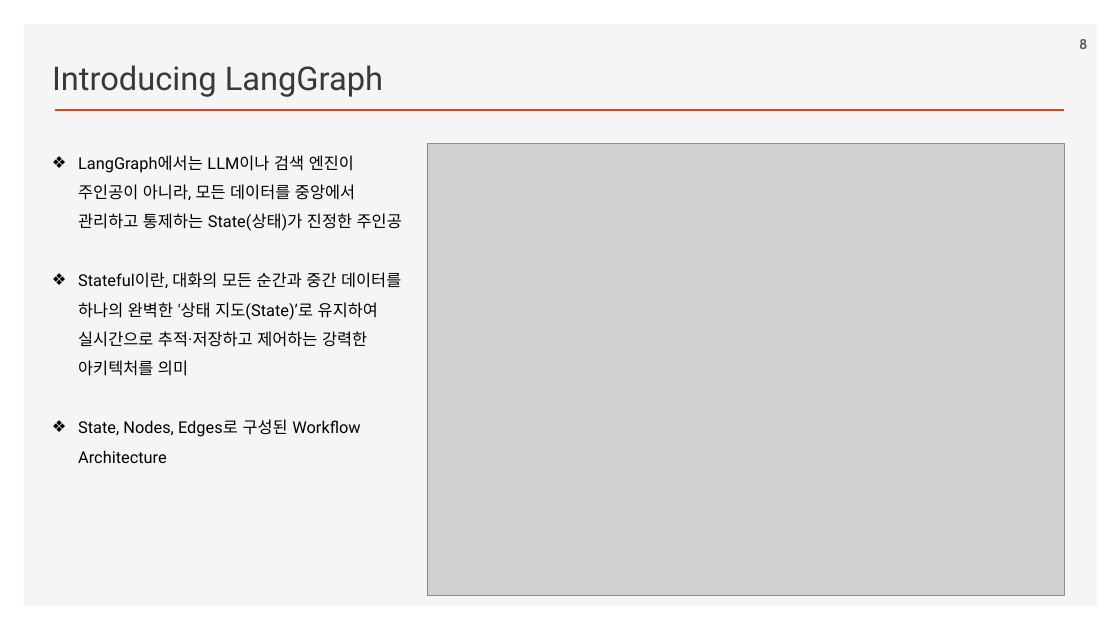
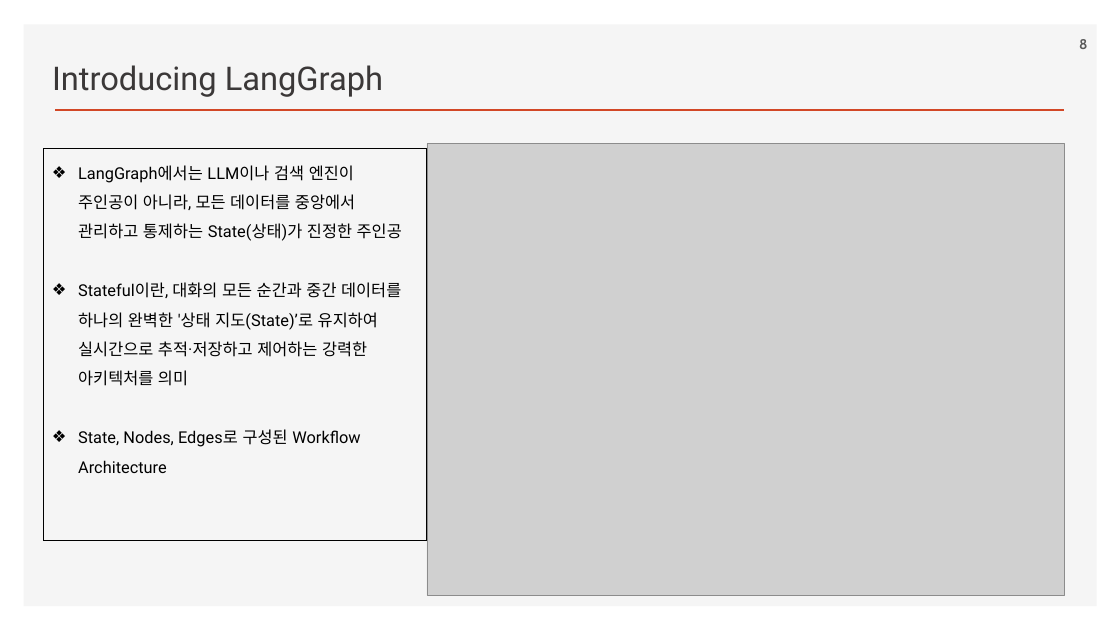
Before and after one commit to ancestor9/2026_Fall_Learning-Langchain-AI-Agent, a slide deck: slide 8 of ppts/CHAPTER 4 Using LangGraph to Add Memory to Your Chatbot.pptx. Drawn at 1120x630 pixels with LibreOffice and Linux fonts; fonts in the diff are those of the drawing; grey boxes stand for pictures; background and template pictures are left out. Boxes give left, top, right and bottom in pixels: in the first picture for what was removed or moved away, otherwise in the second. Text is boxed around its words. In the diff, an @@ line names an element or a change of style, - is before the commit and + after.

```diff
--- a/ppts/CHAPTER 4 Using LangGraph to Add Memory to Your Chatbot.pptx
+++ b/ppts/CHAPTER 4 Using LangGraph to Add Memory to Your Chatbot.pptx
@@ rectangle "LangGraph에서는 LLM이나 검색 엔진이 주인공이 ...": place and size @@
-rectangle "LangGraph에서는 LLM이나 검색 엔진이 주인공이 ..." at box(78, 155, 402, 463)
+rectangle "LangGraph에서는 LLM이나 검색 엔진이 주인공이 ..." at box(44, 149, 427, 540)
@@ rectangle "LangGraph에서는 LLM이나 검색 엔진이 주인공이 ..." at box(44, 149, 427, 540): outline none to #000000 0.75 pt @@
```
Also in this commit, not shown: 3 other slides changed.
